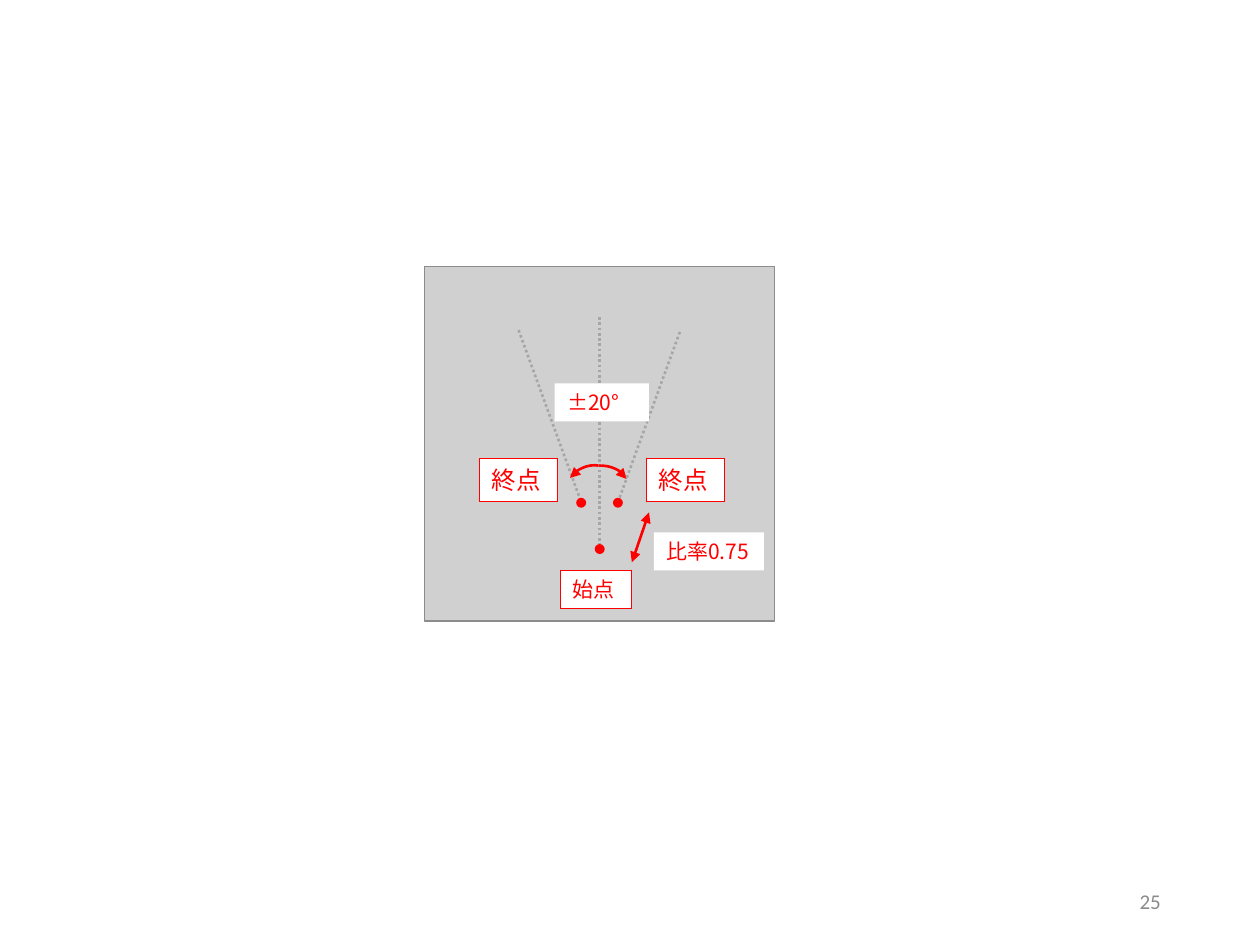
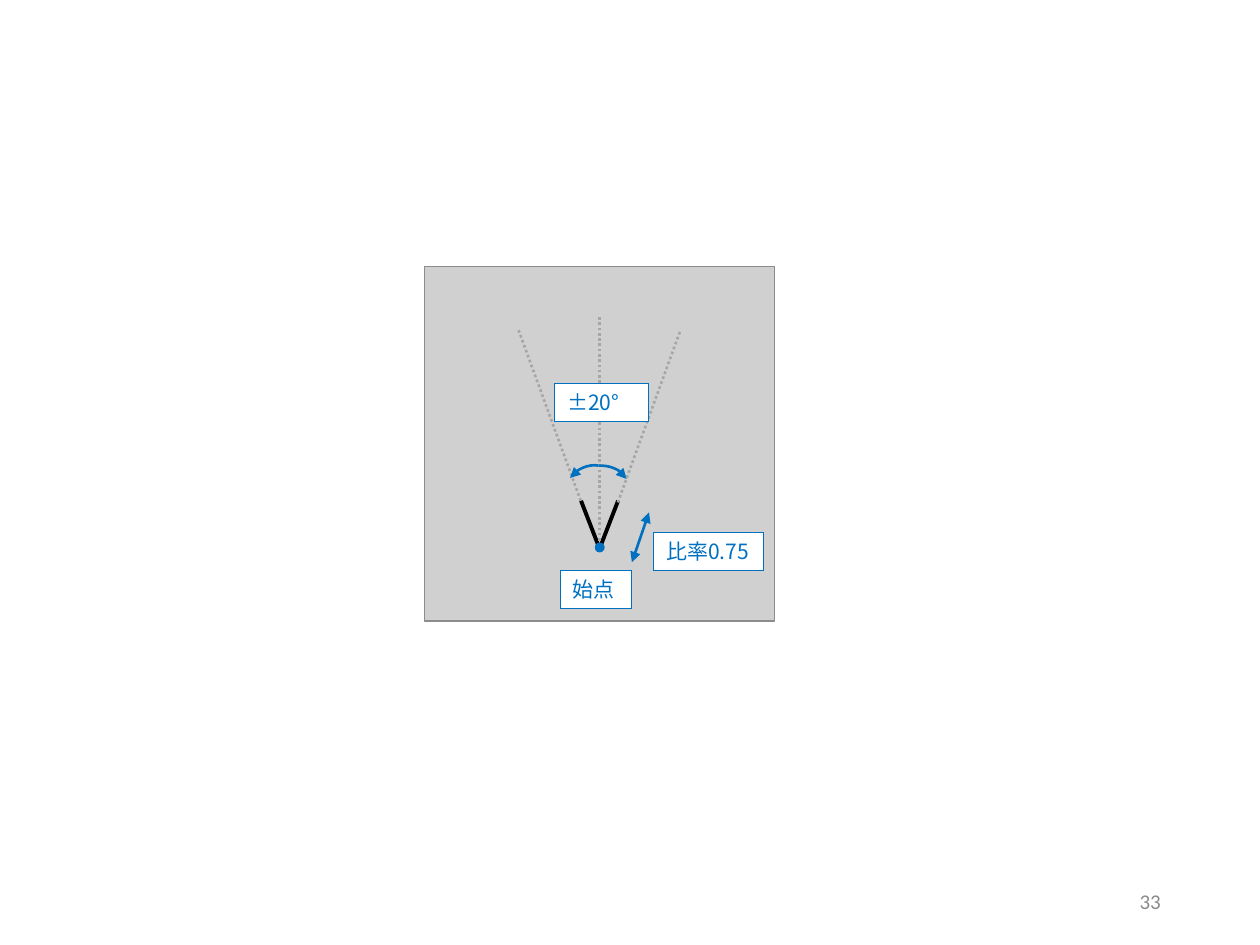
Before and after one commit to afukushimagit/afukushimagit.github.io, a slide deck: slide 33 of images/recursive/図素材.pptx (slide 25 before the commit). Drawn at 1260x945 pixels with LibreOffice and Linux fonts; fonts in the diff are those of the drawing; grey boxes stand for pictures. Boxes give left, top, right and bottom in pixels: in the first picture for what was removed or moved away, otherwise in the second. Text is boxed around its words. In the diff, an @@ line names an element or a change of style, - is before the commit and + after.

```diff
--- a/images/recursive/図素材.pptx
+++ b/images/recursive/図素材.pptx
@@ rectangle "±20°" at box(554, 383, 649, 421): text colour #FF0000 to #0070C0; outline none to #0070C0 0.75 pt @@
@@ rectangle removed at box(479, 459, 557, 501) @@
-終点
@@ arc (boxed as its full ellipse) at box(546, 452, 643, 546): outline #FF0000 1.5 pt to #0070C0 1.5 pt @@
@@ arc (boxed as its full ellipse) at box(555, 460, 630, 545): outline #FF0000 1.5 pt to #0070C0 1.5 pt @@
@@ rectangle removed at box(646, 459, 724, 501) @@
-終点
@@ ellipse removed at box(576, 498, 586, 508) @@
@@ line added from (581, 500) to (600, 551), #000000 2.25 pt @@
@@ line added from (619, 500) to (598, 551), #000000 2.25 pt @@
@@ ellipse removed at box(614, 498, 624, 508) @@
@@ double arrow (633, 562) - (649, 513): stroke #FF0000 1.5 pt to #0070C0 1.5 pt @@
@@ rectangle "比率0.75" at box(654, 532, 764, 570): text colour #FF0000 to #0070C0; outline none to #0070C0 0.75 pt @@
@@ ellipse at box(595, 543, 605, 553): fill #FF0000 to #0070C0 @@
@@ rectangle "始点" at box(561, 570, 633, 607): text colour #FF0000 to #0070C0; outline #FF0000 0.75 pt to #0070C0 0.75 pt @@
@@ page number at box(1140, 895, 1161, 909): text changed @@
-25
+33
```
Also in this commit, not shown: 2 other slides changed, 9 slides added, 1 slide removed, 31 other files.
